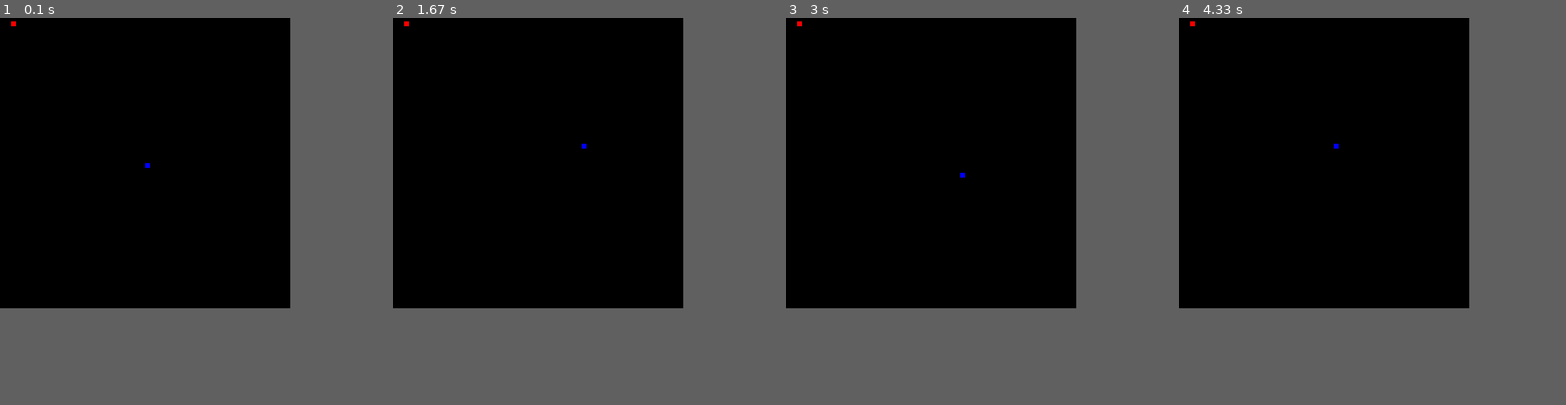
Above: before the commit, frames 1-4 (left to right).
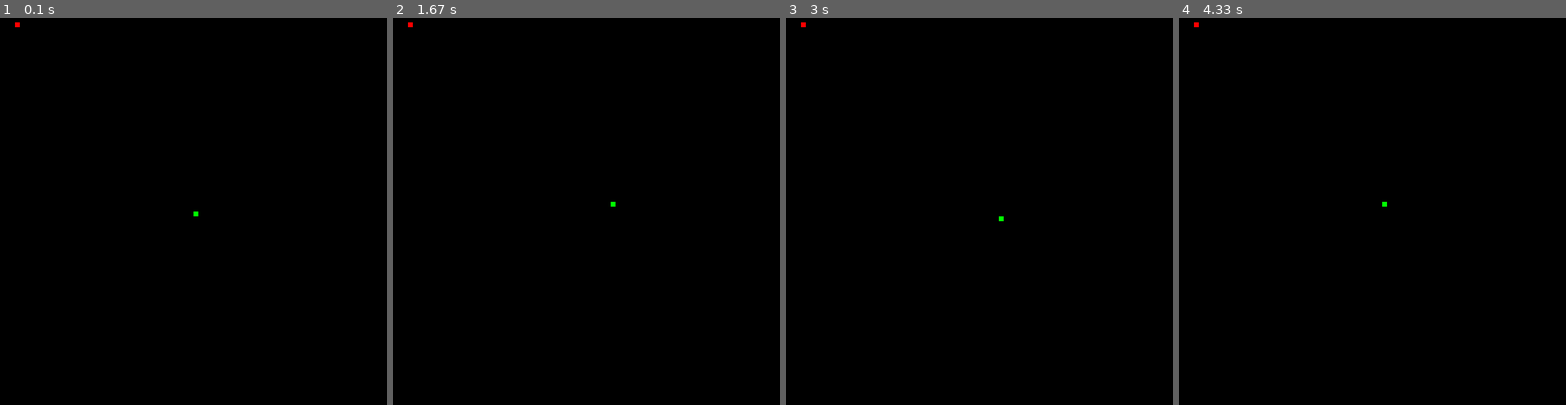
Above: after the commit, the same moments.

Repository: MicheSi/snake_pygame
Game: pygame game, started from snake.py
Same seed, same stepped clock (60 frames per second), same inputs: the game is played once before the commit and once after it.
Inputs:
- Up to frame 1 (0.1 s): no input
- Up to frame 2 (1.67 s): hold Right 0.33-0.8 s; hold Up 0.83-1.27 s; hold Right from 1.3 s (still down)
- Up to frame 3 (3 s): release Right at 1.8 s; hold Left 1.83-2.37 s; hold Down 2.4-2.95 s; hold Left from 2.98 s (still down)
- Up to frame 4 (4.33 s): release Left at 3.53 s; hold Up 3.57-4.12 s; hold Right from 4.15 s (still down)
In our replay, the window is 600x600 before the commit and 800x800 after it. These sizes can differ from the game's own. Grey fills any space a smaller window leaves; there, only what the larger window draws over its background counts as a difference.

The runs differ from the first frame. In frame 1, less than 0.1% of the frame differs, in the area x 2-52%, y 0-52%; in frame 2, less than 0.1%; in frame 3, less than 0.1%; in frame 4, less than 0.1%.

Commit message:
adding functionality

Diff:
--- a/snake.py
+++ b/snake.py
@@ -9,19 +9,26 @@
 black = (0, 0, 0)
 blue = (0, 0, 255)
 red = (255, 0, 0)
+yellow = (255, 255, 102)
+green = (0, 255, 0)
 
 # creates screen using pygame
-display_width = 600
-display_height = 600
+display_width = 800
+display_height = 800
 game_display = pygame.display.set_mode((display_width, display_height))
 pygame.display.set_caption('Snake')
 
 clock = pygame.time.Clock()
 
 block = 10
-speed = 10
+speed = 5
 
-font_style = pygame.font.SysFont(None, 50)
+font_style = pygame.font.SysFont('comicsans', 30)
+score_font = pygame.font.SysFont('arial', 35)
+
+def my_snake(block, snake_list):
+    for b in snake_list:
+        pygame.draw.rect(game_display, green, [b[0], b[1], block, block])
 
 def message(msg, color):
     display_msg = font_style.render(msg, True, color)
@@ -40,8 +47,11 @@
     x1_change = 0
     y1_change = 0
 
+    snake_list = []
+    snake_length = 1
+
     # coordinates of apple
-    appleX = round(random.randrange(0, display_width - block)  /10)
+    appleX = round(random.randrange(0, display_width - block)  / 10)
     appleY = round(random.randrange(0, display_height - block) / 10)
 
     while not game_over:
@@ -76,7 +86,7 @@
                     x1_change = 0
 
         if x1 >= display_width or x1 < 0 or y1 >= display_height or y1 < 0:
-            game_over = True
+            game_close = True
 
         # move snake
         x1 += x1_change
@@ -85,11 +95,26 @@
         # draw snake and apple
         game_display.fill(black)
         pygame.draw.rect(game_display, red, [appleX, appleY, block, block])
-        pygame.draw.rect(game_display, blue, [x1, y1, block, block])
+
+        snake_head = []
+        snake_head.append(x1)
+        snake_head.append(y1)
+        snake_list.append(snake_head)
+        if len(snake_list) > snake_length:
+            del snake_list[0]
+
+        for b in snake_list[:-1]:
+            if b == snake_head:
+                game_close = True
+
+        my_snake(block, snake_list)
+
         pygame.display.update()
 
         if x1 == appleX and y1 == appleY:
-            print('Yummy!')
+            appleX = round(random.randrange(0, display_width - block))
+            appleY = round(random.randrange(0, display_height - block))
+            snake_length += 1
 
         clock.tick(speed)
 
